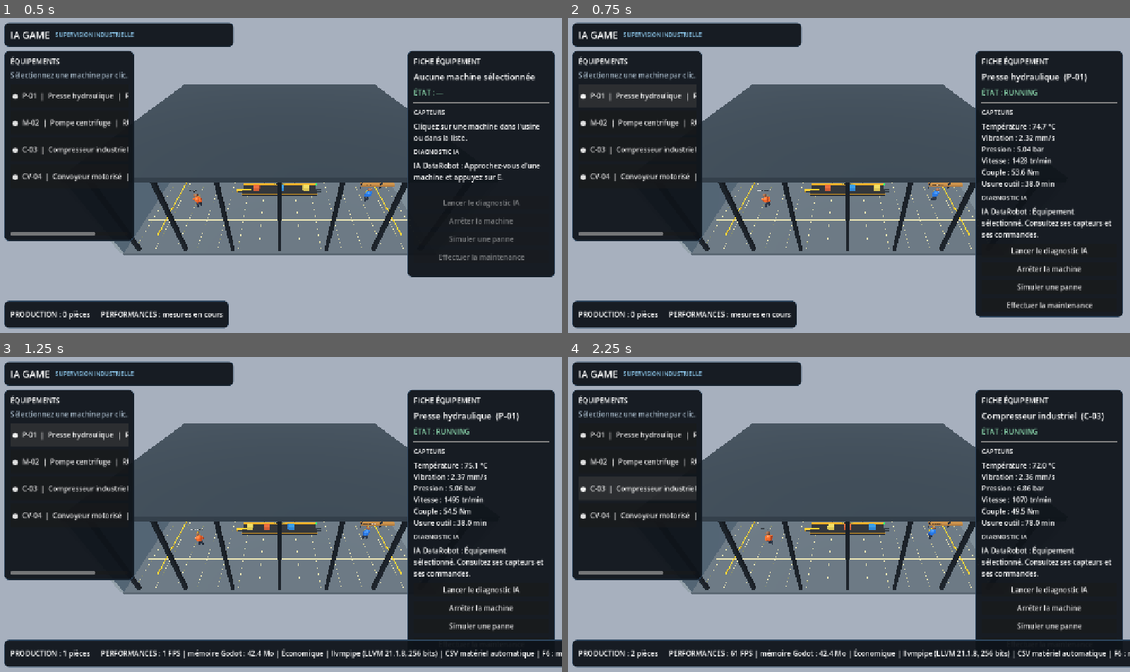
Above: before the commit, frames 1-4 (two rows, left to right).
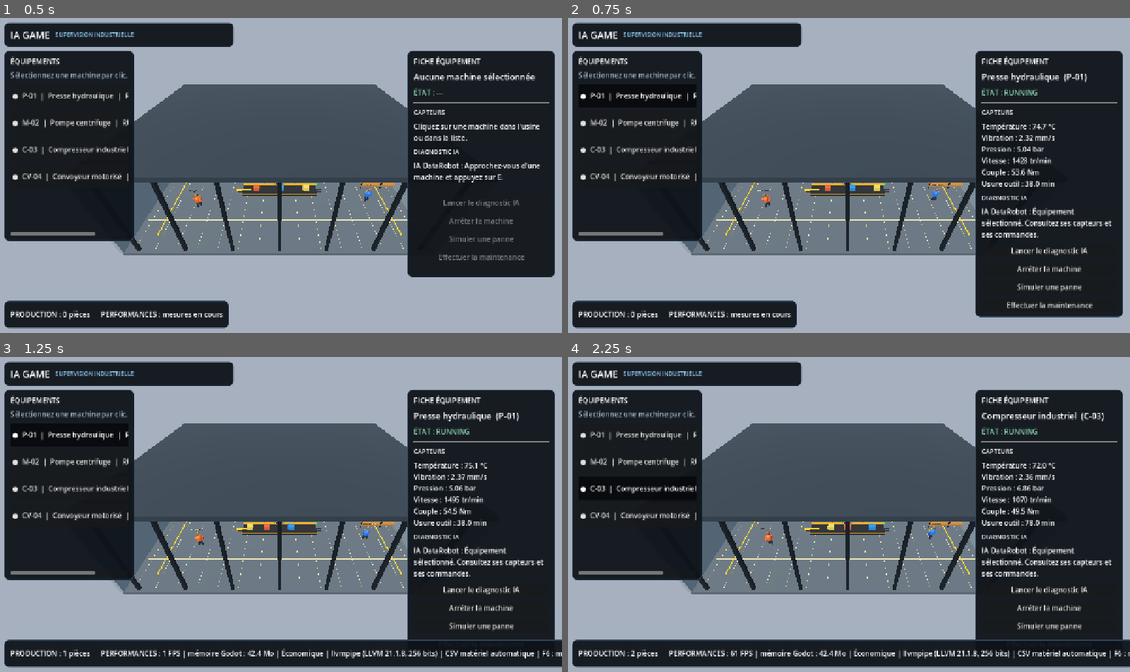
Above: after the commit, the same moments.

Repository: danielservice225-dot/ia-game-moteur
Game: Godot game, scene res://scenes/main.tscn
Two runs of this game, one before a commit and one after it. Both use one fixed random seed, a clock stepped at 60 frames per second and the inputs below.
Inputs:
- Up to frame 1 (0.5 s): no input
- Up to frame 2 (0.75 s): click "● P-01 | Presse hydraulique |…" at 0.5 s
- Up to frame 3 (1.25 s): no input
- Up to frame 4 (2.25 s): click "● M-02 | Pompe centrifuge | R…" at 1.25 s; click "● C-03 | Compresseur industri…" at 2 s

Frame 1 is identical in both runs. In frame 2, 1.4% of the frame differs, in the area x 1-23%, y 21-29%; in frame 3, 1.4%; in frame 4, 1.4%.

Commit message:
fix: make machine cards visibly selectable

Diff:
--- a/godot_game/scripts/supervision_dashboard.gd
+++ b/godot_game/scripts/supervision_dashboard.gd
@@ -100,6 +100,7 @@
         var button := Button.new()
         button.custom_minimum_size = Vector2(245, 54)
         button.size_flags_horizontal = Control.SIZE_EXPAND_FILL
+        button.toggle_mode = true
         button.text = "%s  Équipement %d" % [icons[i], i + 1]
         button.alignment = HORIZONTAL_ALIGNMENT_LEFT
         var index := i
